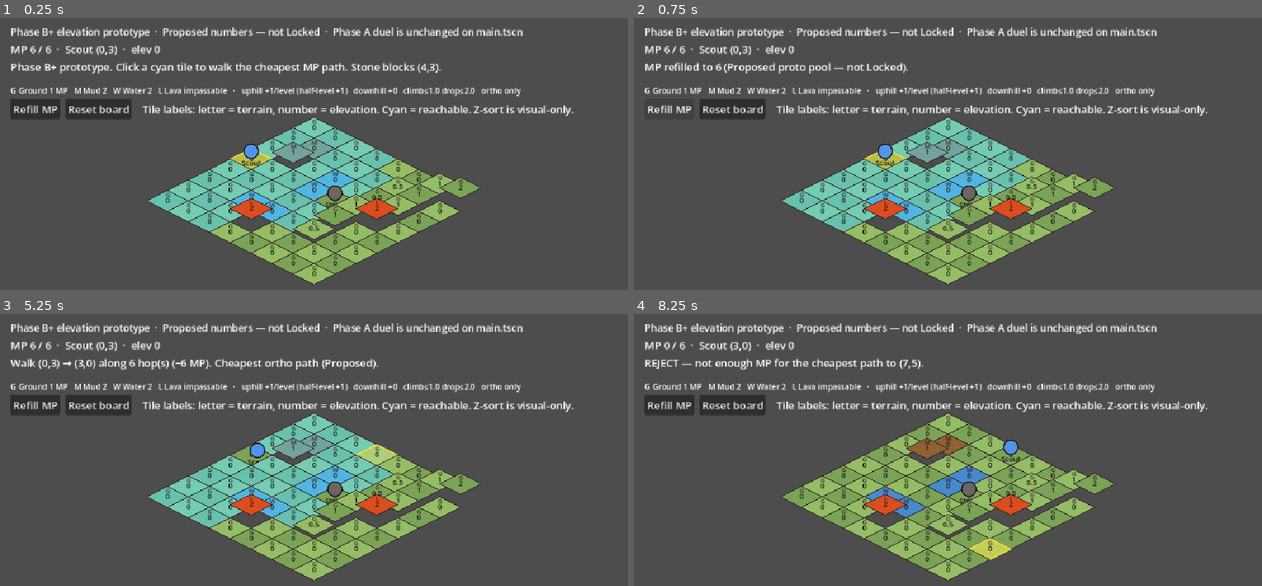
Above: before the commit, frames 1-4 (two rows, left to right).
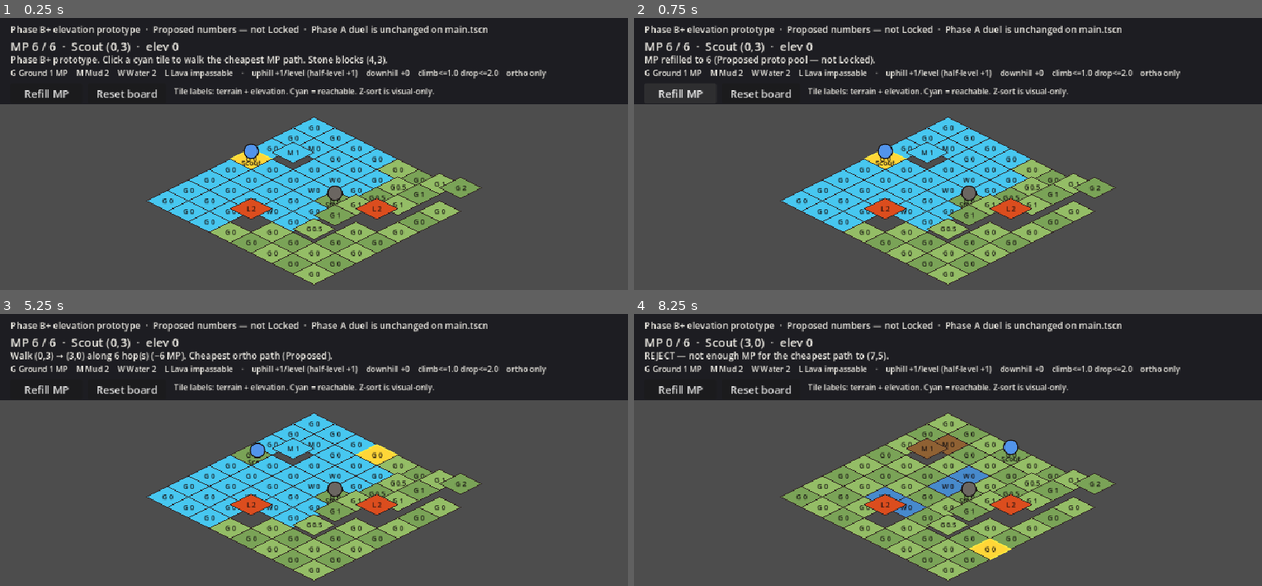
Above: after the commit, the same moments.

Repository: maurogp12/stasiumxii
Game: Godot game, scene res://scenes/proto_elevation_board.tscn
The game is run twice, just before and just after one commit, with the same random seed, the same clock (stepped at 60 frames per second) and the same inputs. This scene is started directly instead of the project's main scene.
Inputs (mouse positions are in pixels of both pictures, inside the frame that each line leads up to):
- Up to frame 1 (0.25 s): no input
- Up to frame 2 (0.75 s): click "Refill MP" at 0.5 s
- Up to frame 3 (5.25 s): click "Refill MP" at 1.25 s; click "Refill MP" at 2 s; click "Reset board" at 2.75 s; move the mouse to (452, 526) at 3.52 s; click (452, 526) at 3.67 s; move the mouse to (188, 572) at 4.27 s; click (188, 572) at 4.42 s; move the mouse to (376, 444) at 5.02 s; click (376, 444) at 5.17 s
- Up to frame 4 (8.25 s): move the mouse to (outside the picture) at 5.77 s; click (outside the picture) at 5.92 s; move the mouse to (outside the picture) at 6.52 s; click (outside the picture) at 6.67 s; move the mouse to (759, 479) at 7.27 s; click (759, 479) at 7.42 s; move the mouse to (979, 547) at 8.02 s; click (979, 547) at 8.17 s

The runs differ from the first frame. In frame 1, 40% of the frame differs, in the area x 0-100%, y 0-96%; in frame 2, 40%; in frame 3, 40%; in frame 4, 34%.

Commit message:
Fix Phase B+ proto HUD layout and reachable-tile contrast.
HUD labels were stacking; pin them to rows and paint reachable tiles
as solid cyan so terrain vs move chrome is obvious in the scene.

Co-authored-by: maurogp12 <maurogp12@users.noreply.github.com>

Diff:
--- a/proto/elevation/proto_elevation_board.gd
+++ b/proto/elevation/proto_elevation_board.gd
@@ -221,41 +221,41 @@
 func _build_hud() -> void:
 	var hud := CanvasLayer.new()
 	add_child(hud)
-	var panel := VBoxContainer.new()
-	panel.position = Vector2(16, 10)
-	panel.size = Vector2(928, 140)
-	hud.add_child(panel)
-
-	_title = Label.new()
+
+	var backdrop := ColorRect.new()
+	backdrop.color = Color(0.10, 0.10, 0.12, 0.92)
+	backdrop.position = Vector2(0, 0)
+	backdrop.size = Vector2(960, 132)
+	hud.add_child(backdrop)
+
+	_title = _hud_label(hud, Vector2(16, 8), 14)
 	_title.text = "Phase B+ elevation prototype  ·  Proposed numbers — not Locked  ·  Phase A duel is unchanged on main.tscn"
-	_title.add_theme_font_size_override("font_size", 15)
-	panel.add_child(_title)
-
-	_mp_label = Label.new()
-	_mp_label.add_theme_font_size_override("font_size", 16)
-	panel.add_child(_mp_label)
-
-	_coach = Label.new()
-	_coach.autowrap_mode = TextServer.AUTOWRAP_WORD_SMART
-	_coach.custom_minimum_size = Vector2(900, 36)
-	panel.add_child(_coach)
-
-	var legend := Label.new()
-	legend.text = "G Ground 1 MP   M Mud 2   W Water 2   L Lava impassable   ·   uphill +1/level (half-level +1)   downhill +0   climb≤1.0 drop≤2.0   ortho only"
-	legend.add_theme_font_size_override("font_size", 12)
-	panel.add_child(legend)
-
-	var row := HBoxContainer.new()
-	row.add_theme_constant_override("separation", 8)
-	panel.add_child(row)
+	_mp_label = _hud_label(hud, Vector2(16, 30), 18)
+	_coach = _hud_label(hud, Vector2(16, 54), 14)
+	var legend := _hud_label(hud, Vector2(16, 76), 12)
+	legend.text = "G Ground 1 MP    M Mud 2    W Water 2    L Lava impassable    ·    uphill +1/level (half-level +1)    downhill +0    climb<=1.0 drop<=2.0    ortho only"
+
 	var refill := Button.new()
 	refill.text = "Refill MP"
+	refill.position = Vector2(16, 100)
+	refill.size = Vector2(110, 26)
 	refill.pressed.connect(_refill_mp)
-	row.add_child(refill)
+	hud.add_child(refill)
 	var reset := Button.new()
 	reset.text = "Reset board"
+	reset.position = Vector2(134, 100)
+	reset.size = Vector2(120, 26)
 	reset.pressed.connect(_reset_board)
-	row.add_child(reset)
-	var note := Label.new()
-	note.text = "  Tile labels: letter = terrain, number = elevation. Cyan = reachable. Z-sort is visual-only."
-	row.add_child(note)
+	hud.add_child(reset)
+	var note := _hud_label(hud, Vector2(266, 104), 12)
+	note.text = "Tile labels: terrain + elevation. Cyan = reachable. Z-sort is visual-only."
+
+
+func _hud_label(host: Node, pos: Vector2, font_size: int) -> Label:
+	var lab := Label.new()
+	lab.position = pos
+	lab.size = Vector2(928, 22)
+	lab.add_theme_font_size_override("font_size", font_size)
+	lab.add_theme_color_override("font_color", Color(0.94, 0.93, 0.90))
+	host.add_child(lab)
+	return lab
--- a/proto/elevation/proto_tile_view.gd
+++ b/proto/elevation/proto_tile_view.gd
@@ -40,24 +40,21 @@
 	])
 	var color := _terrain_color()
 	if highlight == "move":
-		color = color.lerp(Color(0.35, 0.85, 0.95, 1.0), 0.55)
+		color = Color(0.28, 0.78, 0.94)
 	if is_selected or highlight == "selected":
-		color = color.lerp(Color(1.0, 0.88, 0.25, 1.0), 0.45)
+		color = Color(1.0, 0.84, 0.22)
 	draw_colored_polygon(points, color)
 	var outline := PackedVector2Array(points)
 	outline.append(points[0])
 	var line := Color(0.18, 0.12, 0.12, 0.95)
 	if is_selected:
-		line = Color(1.0, 0.9, 0.2)
-	draw_polyline(outline, line, 1.4 if is_selected else 1.0, true)
+		line = Color(1.0, 0.92, 0.25)
+	draw_polyline(outline, line, 1.6 if is_selected else 1.0, true)
 
 	var font := ThemeDB.fallback_font
-	var elev_text := _elev_text()
-	var elev_size := font.get_string_size(elev_text, HORIZONTAL_ALIGNMENT_CENTER, -1, 11)
-	draw_string(font, Vector2(-elev_size.x * 0.5, 3), elev_text, HORIZONTAL_ALIGNMENT_LEFT, -1, 11, Color(0.08, 0.06, 0.06))
-	var name_text := _terrain_letter()
-	var name_size := font.get_string_size(name_text, HORIZONTAL_ALIGNMENT_CENTER, -1, 9)
-	draw_string(font, Vector2(-name_size.x * 0.5, -6), name_text, HORIZONTAL_ALIGNMENT_LEFT, -1, 9, Color(0.12, 0.08, 0.08, 0.85))
+	var label := "%s %s" % [_terrain_letter(), _elev_text()]
+	var label_size := font.get_string_size(label, HORIZONTAL_ALIGNMENT_CENTER, -1, 10)
+	draw_string(font, Vector2(-label_size.x * 0.5, 4), label, HORIZONTAL_ALIGNMENT_LEFT, -1, 10, Color(0.08, 0.06, 0.06))
 
 
 func _terrain_color() -> Color:
